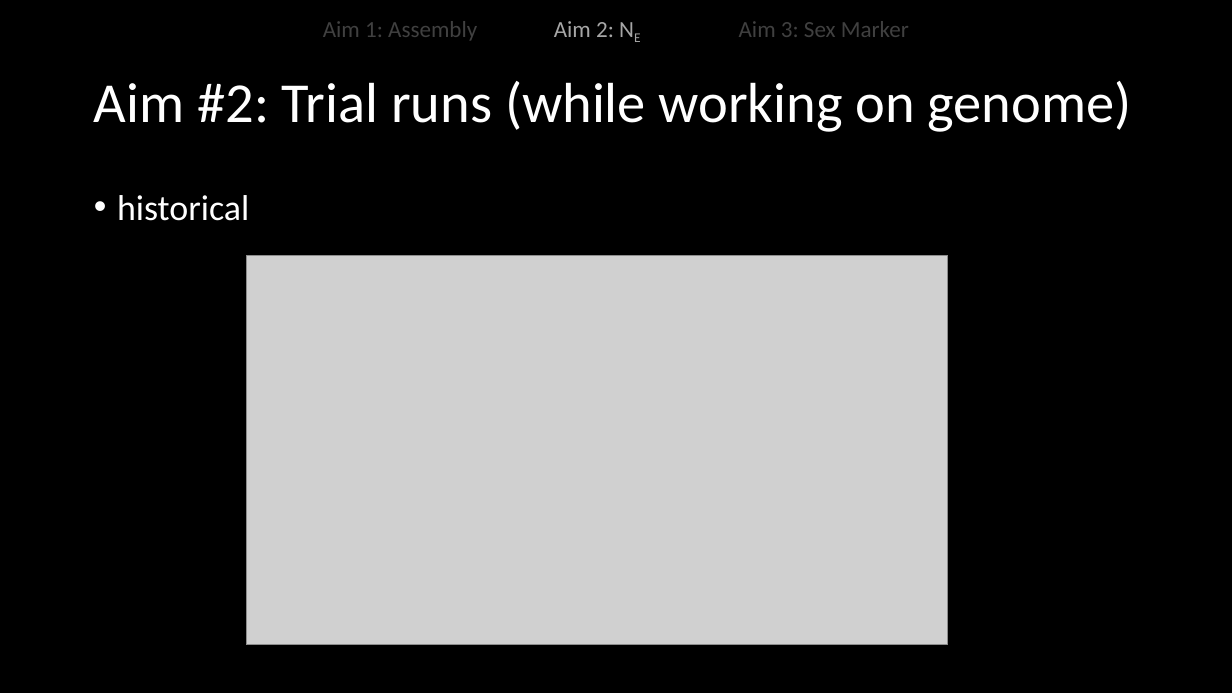
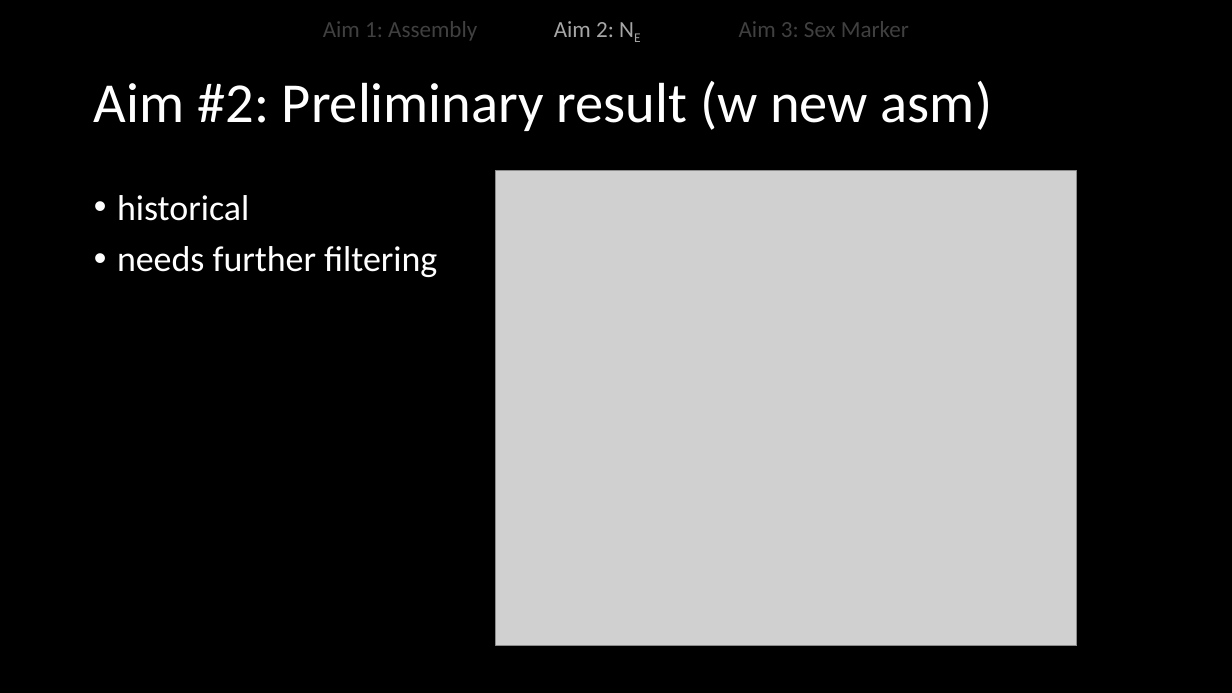
Before and after one commit to shannonekj/presentations, a slide deck: slide 8 of 2021_05-thesis_commitee_meeting/2021.05.07_thesis_committee_meeting.pptx. Drawn at 1232x693 pixels with LibreOffice and Linux fonts; fonts in the diff are those of the drawing; grey boxes stand for pictures. Boxes give left, top, right and bottom in pixels: in the first picture for what was removed or moved away, otherwise in the second. Text is boxed around its words. In the diff, an @@ line names an element or a change of style, - is before the commit and + after.

```diff
--- a/2021_05-thesis_commitee_meeting/2021.05.07_thesis_committee_meeting.pptx
+++ b/2021_05-thesis_commitee_meeting/2021.05.07_thesis_committee_meeting.pptx
@@ title at bbox=[94, 81, 992, 131]: text changed @@
-Aim #2: Trial runs (while working on genome)
+Aim #2: Preliminary result (w new asm)
@@ picture added at bbox=[496, 171, 1078, 646] @@
@@ text at bbox=[117, 246, 437, 277]: paragraph added @@
+• needs further filtering
@@ picture removed at bbox=[246, 255, 947, 645] @@
```
Also in this commit, not shown: 2 other slides changed.
